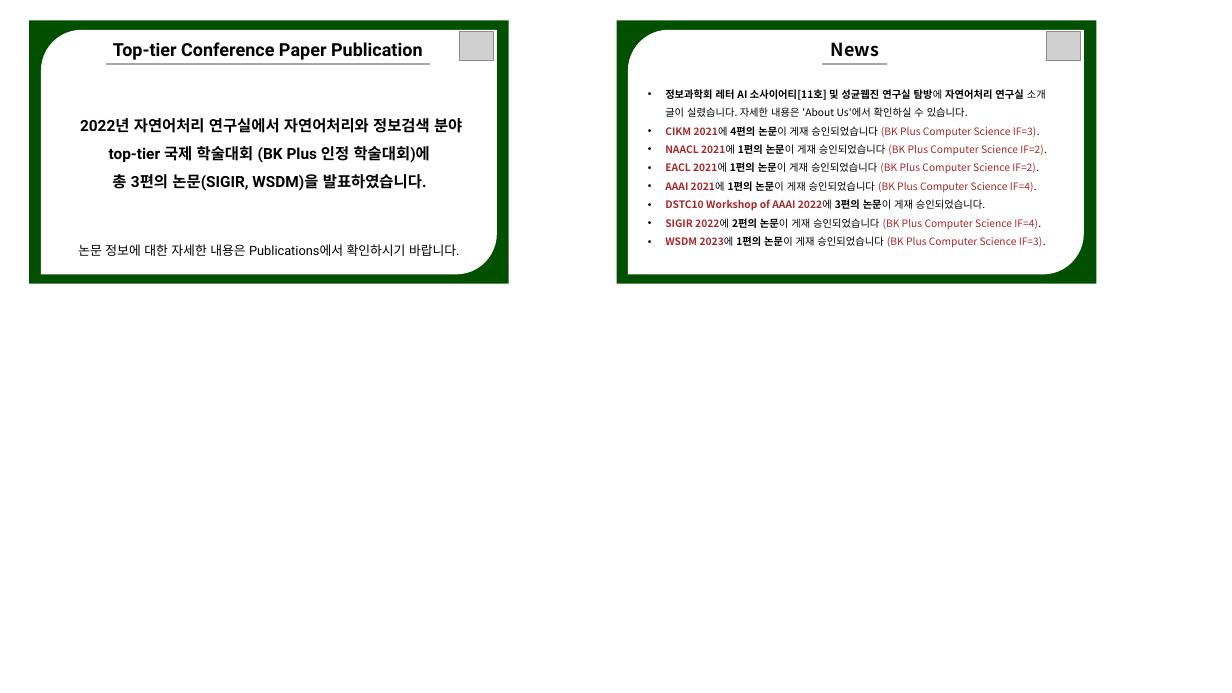
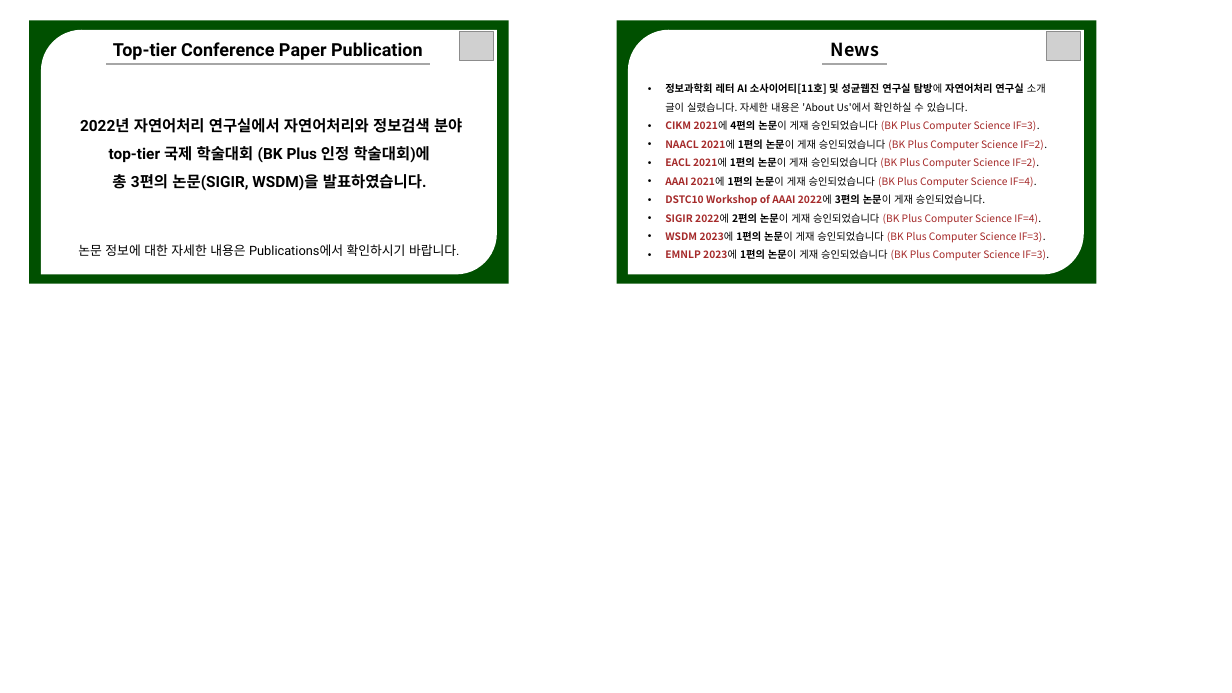
Before and after one commit to NLPlab-skku/NLPlab-skku.github.io, a slide deck: slide 2 of assets/img/notice_panel-1.pptx. Drawn at 1232x693 pixels with LibreOffice and Linux fonts; fonts in the diff are those of the drawing; grey boxes stand for pictures. Boxes give left, top, right and bottom in pixels: in the first picture for what was removed or moved away, otherwise in the second. Text is boxed around its words. In the diff, an @@ line names an element or a change of style, - is before the commit and + after.

```diff
--- a/assets/img/notice_panel-1.pptx
+++ b/assets/img/notice_panel-1.pptx
@@ text at (665, 249, 1049, 261): paragraph added @@
+• EMNLP 2023에 1편의 논문이 게재 승인되었습니다 (BK Plus Computer Science IF=3).
```
Also in this commit, not shown: 1 other slide changed, 3 other files.
